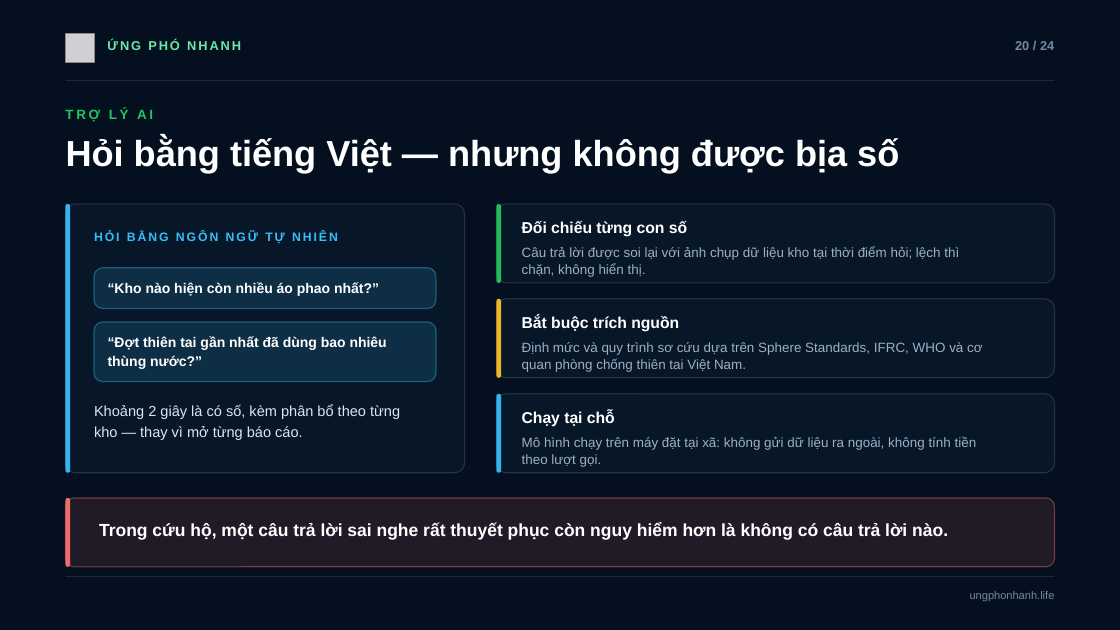
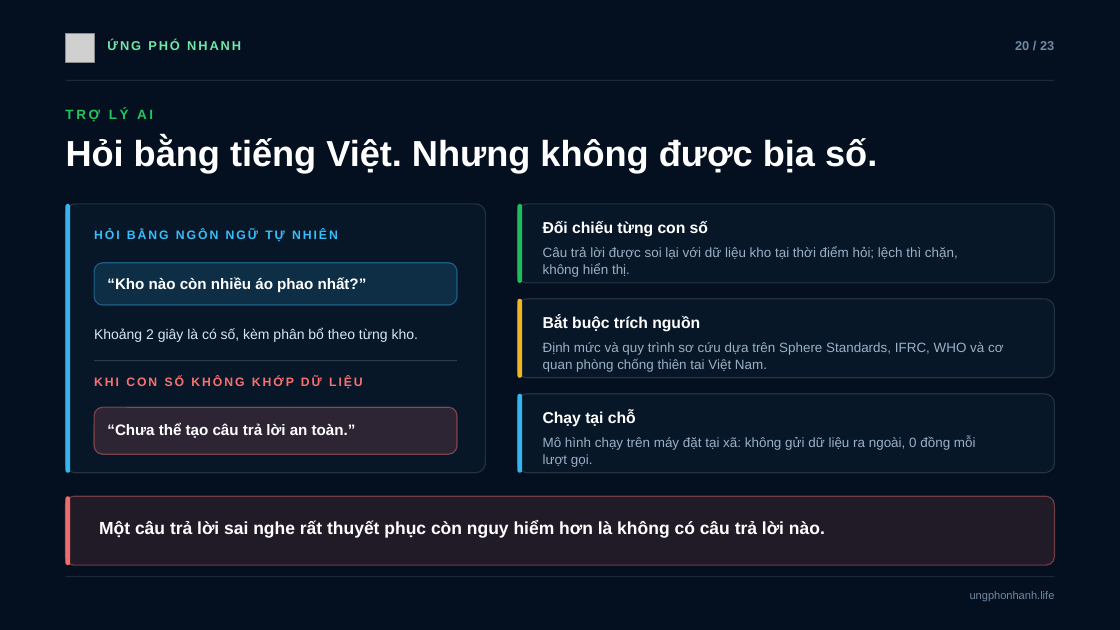
Before and after one commit to khoidev2001/safestock-x, a slide deck: slide 20 of slide-ung-pho-nhanh/Ung-Pho-Nhanh-Slide.pptx. Drawn at 1120x630 pixels with LibreOffice and Linux fonts; fonts in the diff are those of the drawing; grey boxes stand for pictures; background and template pictures are left out. Boxes give left, top, right and bottom in pixels: in the first picture for what was removed or moved away, otherwise in the second. Text is boxed around its words. In the diff, an @@ line names an element or a change of style, - is before the commit and + after.

```diff
--- a/slide-ung-pho-nhanh/Ung-Pho-Nhanh-Slide.pptx
+++ b/slide-ung-pho-nhanh/Ung-Pho-Nhanh-Slide.pptx
@@ text at [1015,41,1054,50]: text changed @@
-20 / 24
+20 / 23
@@ text at [66,138,877,173]: text changed @@
-Hỏi bằng tiếng Việt — nhưng không được bịa số
+Hỏi bằng tiếng Việt. Nhưng không được bịa số.
@@ rounded rectangle: place and size @@
-rounded rectangle at [66,204,465,473]
+rounded rectangle at [66,204,486,473]
@@ rounded rectangle: place and size @@
-rounded rectangle at [497,204,1054,283]
+rounded rectangle at [518,204,1054,283]
@@ text "Đối chiếu từng con số": place and size @@
-text "Đối chiếu từng con số" at [522,221,687,237]
+text "Đối chiếu từng con số" at [543,221,708,237]
@@ rounded rectangle: place and size @@
-rounded rectangle at [94,268,436,308]
+rounded rectangle at [94,263,457,305]
@@ rounded rectangle at [94,263,457,305]: proportions changed @@
@@ text at [543,246,958,277]: text changed @@
-Câu trả lời được soi lại với ảnh chụp dữ liệu kho tại thời điểm hỏi; lệch thì
-chặn, không hiển thị.
+Câu trả lời được soi lại với dữ liệu kho tại thời điểm hỏi; lệch thì chặn,
+không hiển thị.
@@ text at [107,277,367,292]: text changed; size 12 to 13 pt @@
-“Kho nào hiện còn nhiều áo phao nhất?”
+“Kho nào còn nhiều áo phao nhất?”
@@ rounded rectangle: place and size @@
-rounded rectangle at [497,299,1054,378]
+rounded rectangle at [518,299,1054,378]
@@ text at [94,328,418,342]: text changed; size 12.5 to 12 pt @@
-Khoảng 2 giây là có số, kèm phân bổ theo từng
-kho — thay vì mở từng báo cáo.
+Khoảng 2 giây là có số, kèm phân bổ theo từng kho.
@@ text "Bắt buộc trích nguồn": place and size @@
-text "Bắt buộc trích nguồn" at [522,315,679,332]
+text "Bắt buộc trích nguồn" at [543,315,700,332]
@@ text removed at [108,336,387,369] @@
-“Đợt thiên tai gần nhất đã dùng bao nhiêu
-thùng nước?”
@@ text "Định mức và quy trình ...": place and size @@
-text "Định mức và quy trình ..." at [522,342,983,372]
+text "Định mức và quy trình ..." at [543,342,1004,372]
@@ rectangle added at [94,360,457,361], fill #FFFFFF at 16% opacity @@
@@ text added at [94,376,363,389], 10.5 pt, text #F87171, bold @@
+KHI CON SỐ KHÔNG KHỚP DỮ LIỆU
@@ rounded rectangle: place and size @@
-rounded rectangle at [94,322,436,381]
+rounded rectangle at [94,408,457,455]
@@ rounded rectangle at [94,408,457,455]: fill #38BDF8 at 14% opacity to #F87171 at 16% opacity; outline #38BDF8 1 pt to #F87171 1 pt; proportions changed @@
@@ rounded rectangle: place and size @@
-rounded rectangle at [497,394,1054,473]
+rounded rectangle at [518,394,1054,473]
@@ 3 rounded rectangles: place and size @@
-3 rounded rectangles at [497,204,502,473]
+3 rounded rectangles at [518,204,523,473]
@@ text "Chạy tại chỗ": place and size @@
-text "Chạy tại chỗ" at [522,410,615,427]
+text "Chạy tại chỗ" at [543,410,636,427]
@@ text added at [107,423,356,438], 13 pt, text #FFFFFF, bold @@
+“Chưa thể tạo câu trả lời an toàn.”
@@ text at [543,436,976,467]: text changed @@
-Mô hình chạy trên máy đặt tại xã: không gửi dữ liệu ra ngoài, không tính tiền
-theo lượt gọi.
+Mô hình chạy trên máy đặt tại xã: không gửi dữ liệu ra ngoài, 0 đồng mỗi
+lượt gọi.
@@ text at [99,521,825,538]: text changed @@
-Trong cứu hộ, một câu trả lời sai nghe rất thuyết phục còn nguy hiểm hơn là không có câu trả lời nào.
+Một câu trả lời sai nghe rất thuyết phục còn nguy hiểm hơn là không có câu trả lời nào.
```
Also in this commit, not shown: 19 other slides changed, 1 slide added, 2 slides removed, 6 other files.
